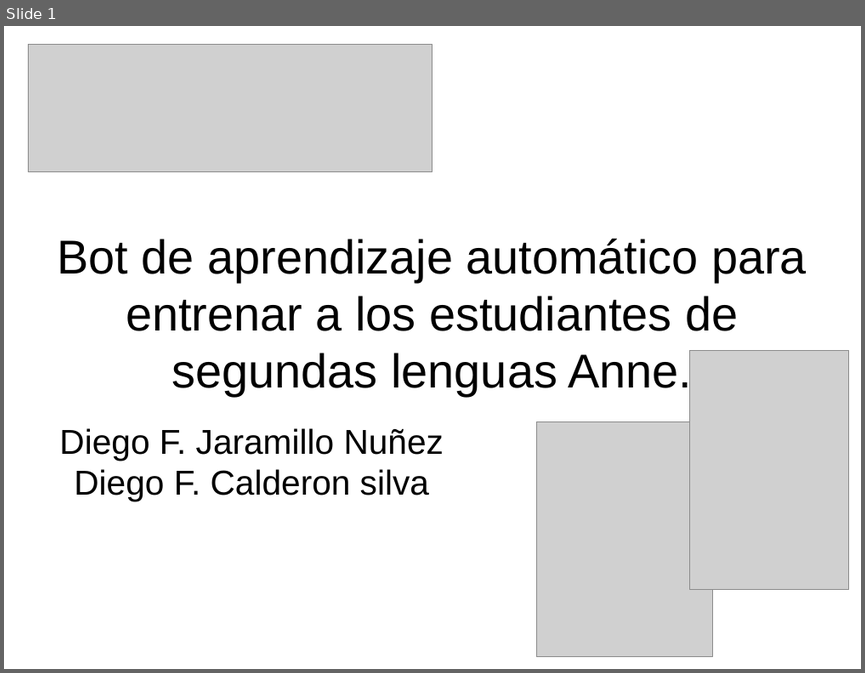
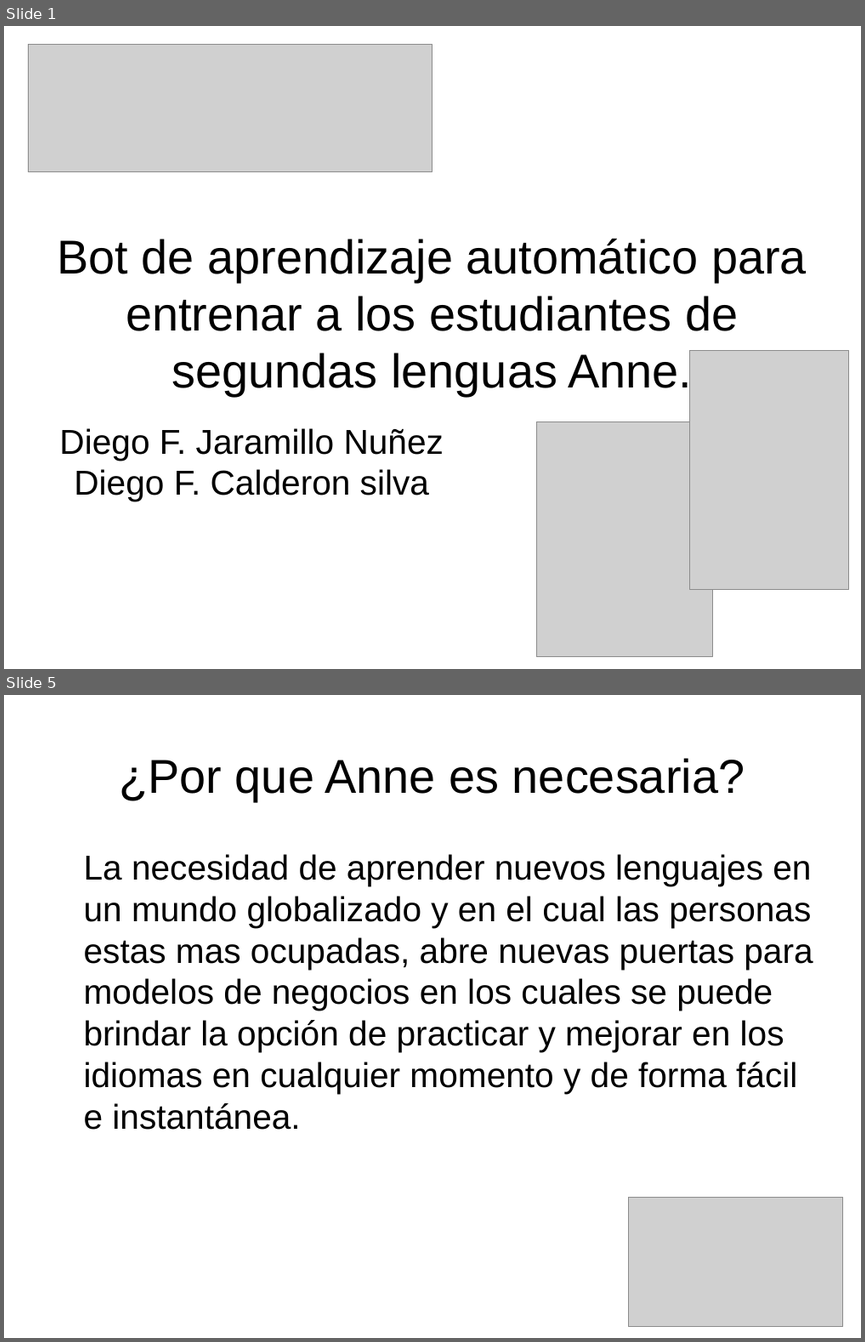
Before and after one commit to puroh/Retrobot, a slide deck: presentacion/presentacion_sofkaton.odp. Shown one above the other, each under a label of ours: slide 1 before the commit, slides 1 and 5 after it; the slides between them are not shown. The pictures are 865x673 and 865x1342 pixels, drawn with LibreOffice and Linux fonts; fonts in the diff are those of the drawing; grey boxes stand for pictures; background and template pictures are left out. Boxes give left, top, right and bottom in pixels: in the first picture for what was removed or moved away, otherwise in the second. Text is boxed around its words. In the diff, an @@ line names an element or a change of style, - is before the commit and + after.

```diff
--- a/presentacion/presentacion_sofkaton.odp
+++ b/presentacion/presentacion_sofkaton.odp
@@ slide 5 added at <box>4,695,861,1338</box>, background #FFFFFF @@
@@ title added at <box>119,758,744,801</box>, 44 pt, text #000000 @@
+¿Por que Anne es necesaria?
@@ text added at <box>84,854,812,1129</box>, 32 pt, text #000000 @@
+La necesidad de aprender nuevos lenguajes en un mundo globalizado y en el cual las personas estas mas ocupadas, abre nuevas puertas para modelos de negocios en los cuales se puede brindar la opción de practicar y mejorar en los idiomas en cualquier momento y de forma fácil e instantánea.
@@ picture added at <box>629,1197,843,1327</box> @@
```
Also in this commit, not shown: 5 other slides added, 1 slide removed, 1 other file.
